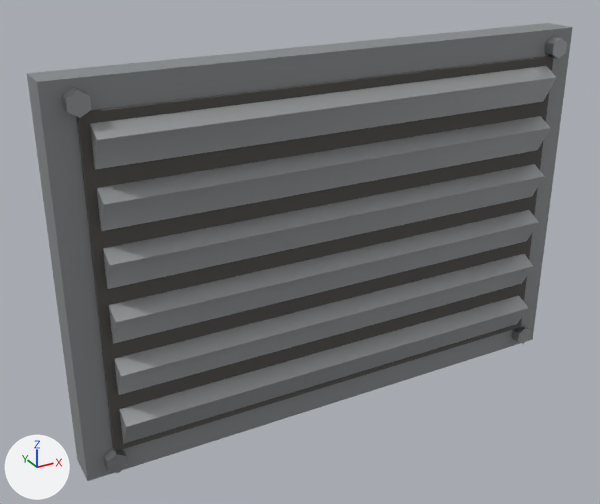
Renders of the FBX model unity/HorrorGame/Assets/Models/Dressing/Dress_VentGrille.fbx from each side of a commit.
Camera for both pictures: a camera (50 mm lens) standing at (-0.454, -0.765, 2.611) and looking at (-0.045, -0.021, 2.239). Lighting does not change. The marker at lower left points along +X, +Y and +Z. The older version comes first.

Names of what the first picture shows: 'Dress_VentGrille'.
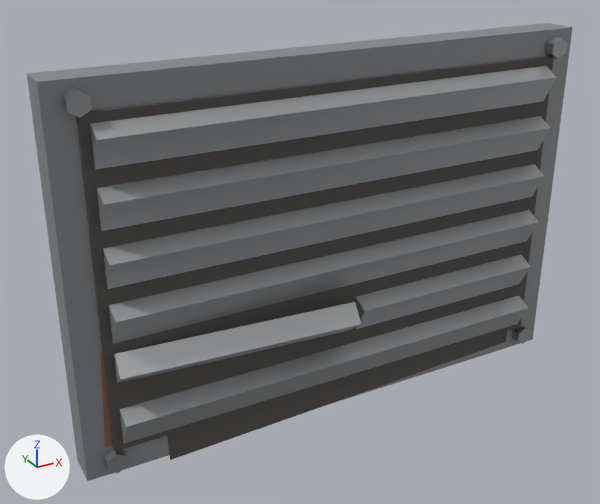
Location of each change, (x1, y1, x2, y2) in pixels of the pictures (600 x 504 px; the box of a moved part takes in the faces that stretch with it):
part 1 of me_cube, moved or reshaped
    before: (114, 254, 533, 395)
    after: (355, 255, 530, 329)
part 2 of me_cube, added
    after: (101, 302, 507, 460)

The change, as a diff of the scene's bpy script:
```diff
--- a/unity/HorrorGame/Assets/Models/Dressing/Dress_VentGrille.fbx.py
+++ b/unity/HorrorGame/Assets/Models/Dressing/Dress_VentGrille.fbx.py
@@ mat_dress_rustheavy @@
+mat_dress_rustheavy = principled_material('Dress_RustHeavy')
+mat_dress_rustheavy.base_color = (0.262, 0.132, 0.072)  # brown #8c664c
+mat_dress_rustheavy.roughness = 0.95
@@ me_cube @@
 # used by ob_dress_ventgrille; location = (0.0, 0.0, 0.0)
-me_cube.from_pydata(...)  # 112 vertices, 176 faces; spans x -0.31..0.31, y -0.064..0.0, z 2.04..2.46
+me_cube.from_pydata(...)  # 128 vertices, 192 faces; spans x -0.31..0.31, y -0.084..0.0, z 2.034..2.46
+# me_cube part 1: the loose piece of 8 vertices spanning x -0.27..0.27, y -0.064..-0.024, z 2.138..2.182 is scaled about its middle by (0.463, 1, 1), then moved by (0.14, 0.0, 0.0)
+# me_cube part 2
+# 16 vertices are added at x -0.288..0.261, y -0.084..-0.02, z 2.034..2.187
+# 12 new faces join them, mat_dress_galvanised (light grey #bfc2c5)
+# 2 new faces join them, mat_dress_grime (dark grey #56534f)
+# 2 new faces join them, mat_dress_rustheavy (brown #8c664c)
 me_cube.materials.append(mat_dress_steelpainted)
@@ me_cube @@
 me_cube.materials.append(mat_dress_steelbare)
+me_cube.materials.append(mat_dress_rustheavy)  # brown #8c664c
```
